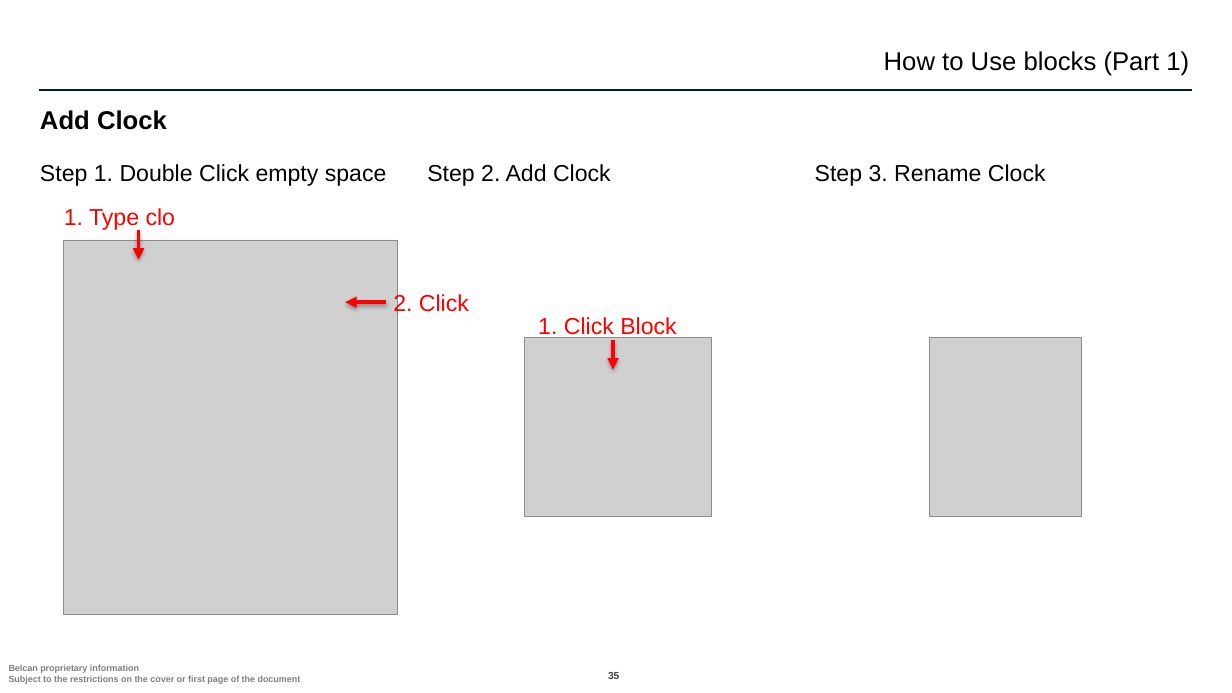
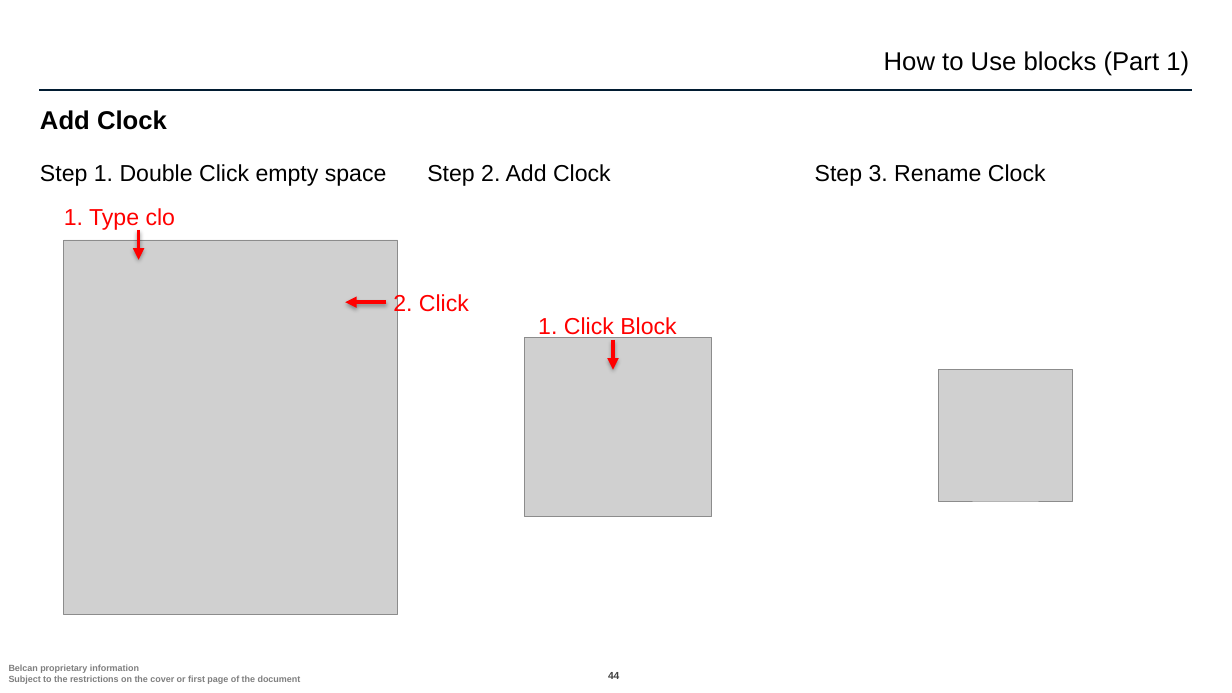
Before and after one commit to ntylerbelcan/aviation-controls-simulink-training-Belcan, a slide deck: slide 44 of ch02/Chapter 2 02_derivative_System.pptx (slide 35 before the commit). Drawn at 1232x693 pixels with LibreOffice and Linux fonts; fonts in the diff are those of the drawing; grey boxes stand for pictures; background and template pictures are left out. Boxes give left, top, right and bottom in pixels: in the first picture for what was removed or moved away, otherwise in the second. Text is boxed around its words. In the diff, an @@ line names an element or a change of style, - is before the commit and + after.

```diff
--- a/ch02/Chapter 2 02_derivative_System.pptx
+++ b/ch02/Chapter 2 02_derivative_System.pptx
@@ picture resized from (x1=930, y1=337, x2=1081, y2=517) to (x1=939, y1=370, x2=1072, y2=501) @@
@@ page number at (x1=608, y1=672, x2=619, y2=679): text changed @@
-35
+44
```
Also in this commit, not shown: 8 other slides changed, 10 slides added, 11 other files.
